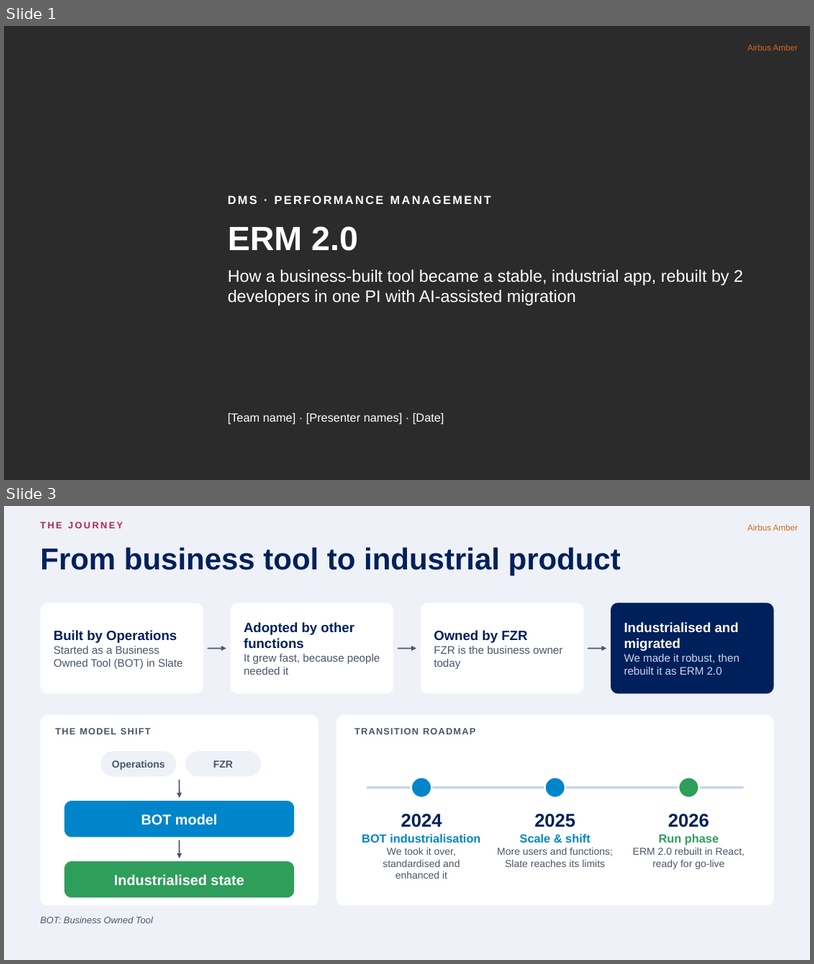
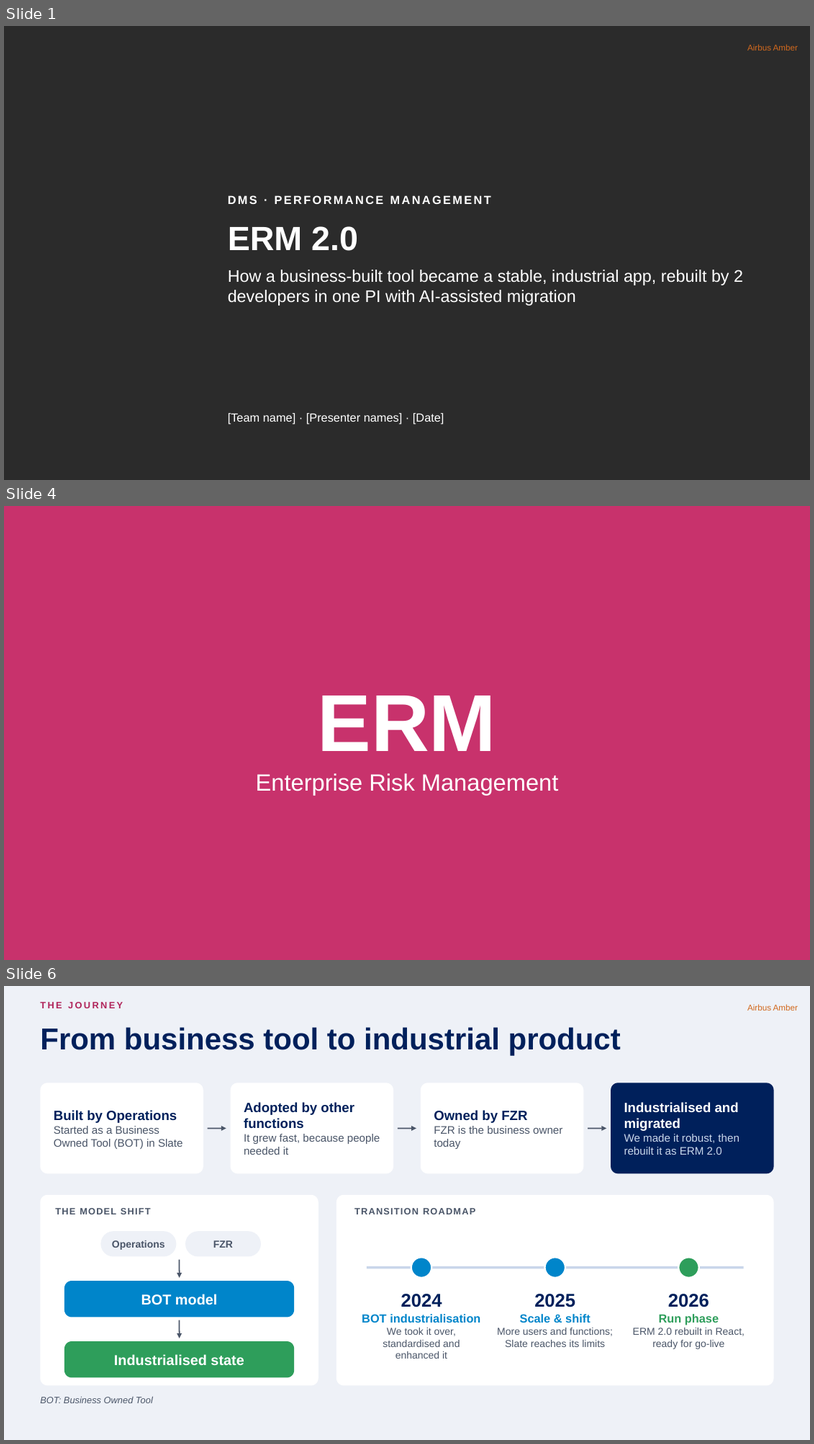
Before and after one commit to nithinram97/archify, a slide deck: erm-migration/docs/ERM-Migration-Pitch-v3.pptx. Shown one above the other, each under a label of ours: slides 1 and 3 before the commit, slides 1, 4 and 6 after it; the slides between them are not shown. The pictures are 814x964 and 814x1444 pixels, drawn with LibreOffice and Linux fonts; fonts in the diff are those of the drawing; background and template pictures are left out; a plain dark background stands for a picture behind light text. Boxes give left, top, right and bottom in pixels: in the first picture for what was removed or moved away, otherwise in the second. Text is boxed around its words. In the diff, an @@ line names an element or a change of style, - is before the commit and + after.

```diff
--- a/erm-migration/docs/ERM-Migration-Pitch-v3.pptx
+++ b/erm-migration/docs/ERM-Migration-Pitch-v3.pptx
@@ slide 4 added at [4, 506, 810, 960], background #C8326C @@
@@ rounded rectangle added at [4, 506, 810, 960], fill #C8326C, outline #C8326C 1 pt @@
@@ text added at [256, 695, 558, 795], 28 pt, text #FFFFFF @@
+ERM
+Enterprise Risk Management
@@ what was slide 3 is now slide 6 @@
```
Also in this commit, not shown: 1 slide changed, 2 other slides added, 1 other file.
